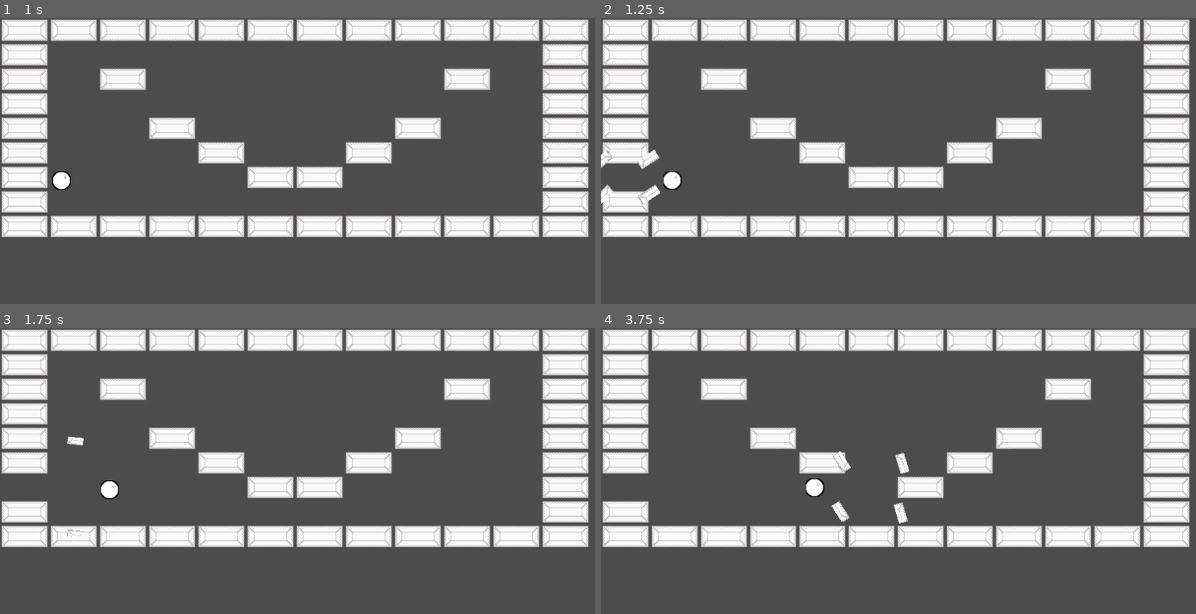
Above: before the commit, frames 1-4 (two rows, left to right).
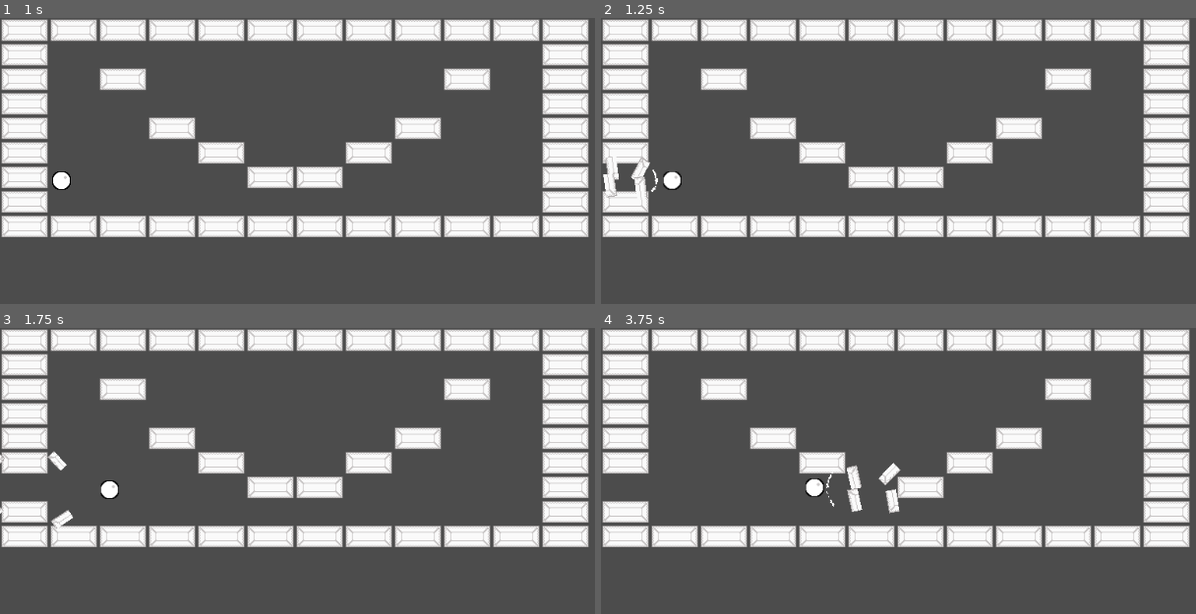
Above: after the commit, the same moments.

Repository: Anatolij-Grigorjev/Breakout4Godot
Game: Godot game, scene res://BreakoutGame.tscn
Same seed, same stepped clock (60 frames per second), same inputs: the game is played once before the commit and once after it. The project has no main scene, so this scene is started directly.
Inputs (mouse positions are in pixels of both pictures, inside the frame that each line leads up to):
- Up to frame 1 (1 s): tap Enter at 0.5 s; move the mouse to (565, 223) at 0.52 s; tap Alt at 0.6 s; click (565, 223) at 0.67 s
- Up to frame 2 (1.25 s): no input
- Up to frame 3 (1.75 s): drag from (238, 579) to (outside the picture) at 1.27 s
- Up to frame 4 (3.75 s): move the mouse to (1071, 456) at 2.02 s; tap Shift at 2.1 s; click (1071, 456) at 2.17 s; drag from (outside the picture) to (755, 488) at 2.77 s; move the mouse to (outside the picture) at 3.52 s; tap Ctrl at 3.6 s; click (outside the picture) at 3.67 s

Frame 1 is identical in both runs. In frame 2, 0.7% of the frame differs, in the area x 0-10%, y 46-66%; in frame 3, 0.4%; in frame 4, 1.0%, in the area x 37-52%, y 42-69%.

Commit message:
adjusted brick explode animations and particles

Diff:
--- /dev/null
+++ b/game/BreakoutGame.gd
@@ -0,0 +1,16 @@
+extends Node2D
+
+onready var ball = $Ball
+onready var ballSmoke = $CollideSmoke
+
+
+# Called when the node enters the scene tree for the first time.
+func _ready():
+	ball.connect("ball_collided", self, "_on_ball_collided")
+
+
+func _on_ball_collided(collision: KinematicCollision2D):
+
+	ballSmoke.global_position = collision.position - (collision.normal * 10)
+	ballSmoke.rotation = collision.normal.angle()
+	ballSmoke.emitting = true
--- a/game/BreakoutGame.tscn
+++ b/game/BreakoutGame.tscn
@@ -1,11 +1,13 @@
-[gd_scene load_steps=5 format=2]
+[gd_scene load_steps=6 format=2]
 
 [ext_resource path="res://ball/Ball.tscn" type="PackedScene" id=1]
 [ext_resource path="res://bricks/BricksMap.tscn" type="PackedScene" id=2]
 [ext_resource path="res://Barrier.tscn" type="PackedScene" id=3]
 [ext_resource path="res://BallCollideSmoke.tscn" type="PackedScene" id=4]
+[ext_resource path="res://BreakoutGame.gd" type="Script" id=5]
 
 [node name="BreakoutGame" type="Node2D"]
+script = ExtResource( 5 )
 
 [node name="BricksMap" parent="." instance=ExtResource( 2 )]
 
--- a/game/bricks/BrickExplode.tscn
+++ b/game/bricks/BrickExplode.tscn
@@ -161,7 +161,7 @@
 tracks/0/enabled = true
 tracks/0/keys = {
 "times": PoolRealArray( 0, 2 ),
-"transitions": PoolRealArray( 1, 0.217638 ),
+"transitions": PoolRealArray( 1.7411, 5.65686 ),
 "update": 0,
 "values": [ Vector2( -16, -8 ), Vector2( -160, -160 ) ]
 }
@@ -173,7 +173,7 @@
 tracks/1/enabled = true
 tracks/1/keys = {
 "times": PoolRealArray( 0, 2 ),
-"transitions": PoolRealArray( 1, 0.287175 ),
+"transitions": PoolRealArray( 1.6245, 2.63902 ),
 "update": 0,
 "values": [ Vector2( -16, 8 ), Vector2( -160, 160 ) ]
 }
@@ -185,7 +185,7 @@
 tracks/2/enabled = true
 tracks/2/keys = {
 "times": PoolRealArray( 0, 2 ),
-"transitions": PoolRealArray( 1, 0.267943 ),
+"transitions": PoolRealArray( 1.6245, 0.267943 ),
 "update": 0,
 "values": [ Vector2( 16, -8 ), Vector2( 160, -160 ) ]
 }
@@ -197,7 +197,7 @@
 tracks/3/enabled = true
 tracks/3/keys = {
 "times": PoolRealArray( 0, 2 ),
-"transitions": PoolRealArray( 1, 0.164939 ),
+"transitions": PoolRealArray( 1.41421, 0.164939 ),
 "update": 0,
 "values": [ Vector2( 16, 8 ), Vector2( 160, 160 ) ]
 }
@@ -209,7 +209,7 @@
 tracks/4/enabled = true
 tracks/4/keys = {
 "times": PoolRealArray( 0, 2 ),
-"transitions": PoolRealArray( 1, 0.217637 ),
+"transitions": PoolRealArray( 0.535887, 0.217637 ),
 "update": 0,
 "values": [ 0.0, 1600.0 ]
 }
@@ -221,7 +221,7 @@
 tracks/5/enabled = true
 tracks/5/keys = {
 "times": PoolRealArray( 0, 2 ),
-"transitions": PoolRealArray( 1, 0.267943 ),
+"transitions": PoolRealArray( 0.466516, 0.267943 ),
 "update": 0,
 "values": [ 0.0, 1600.0 ]
 }
@@ -233,7 +233,7 @@
 tracks/6/enabled = true
 tracks/6/keys = {
 "times": PoolRealArray( 0, 2 ),
-"transitions": PoolRealArray( 1, 0.25 ),
+"transitions": PoolRealArray( 0.5, 0.25 ),
 "update": 0,
 "values": [ 0.0, 1500.0 ]
 }
@@ -245,7 +245,7 @@
 tracks/7/enabled = true
 tracks/7/keys = {
 "times": PoolRealArray( 0, 2 ),
-"transitions": PoolRealArray( 1, 0.307786 ),
+"transitions": PoolRealArray( 0.5, 0.307786 ),
 "update": 0,
 "values": [ 0.0, 1500.0 ]
 }
@@ -257,7 +257,7 @@
 tracks/8/enabled = true
 tracks/8/keys = {
 "times": PoolRealArray( 0, 2 ),
-"transitions": PoolRealArray( 1, 0.233258 ),
+"transitions": PoolRealArray( 2.63902, 0.233258 ),
 "update": 0,
 "values": [ Vector2( 1, 1 ), Vector2( 0.1, 0.1 ) ]
 }
@@ -269,7 +269,7 @@
 tracks/9/enabled = true
 tracks/9/keys = {
 "times": PoolRealArray( 0, 2 ),
-"transitions": PoolRealArray( 1, 0.329877 ),
+"transitions": PoolRealArray( 2, 0.329877 ),
 "update": 0,
 "values": [ Vector2( 1, 1 ), Vector2( 0.1, 0.1 ) ]
 }
@@ -281,7 +281,7 @@
 tracks/10/enabled = true
 tracks/10/keys = {
 "times": PoolRealArray( 0, 2 ),
-"transitions": PoolRealArray( 1, 0.307786 ),
+"transitions": PoolRealArray( 1.51572, 0.307786 ),
 "update": 0,
 "values": [ Vector2( 1, 1 ), Vector2( 0.1, 0.1 ) ]
 }
@@ -293,7 +293,7 @@
 tracks/11/enabled = true
 tracks/11/keys = {
 "times": PoolRealArray( 0, 2 ),
-"transitions": PoolRealArray( 1, 0.307786 ),
+"transitions": PoolRealArray( 2, 0.307786 ),
 "update": 0,
 "values": [ Vector2( 1, 1 ), Vector2( 0.1, 0.1 ) ]
 }
